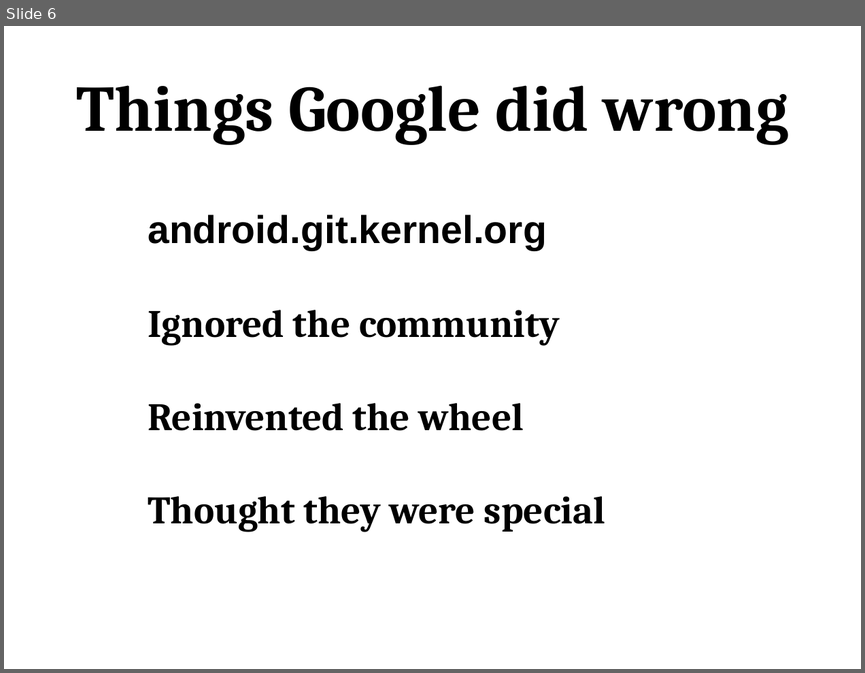
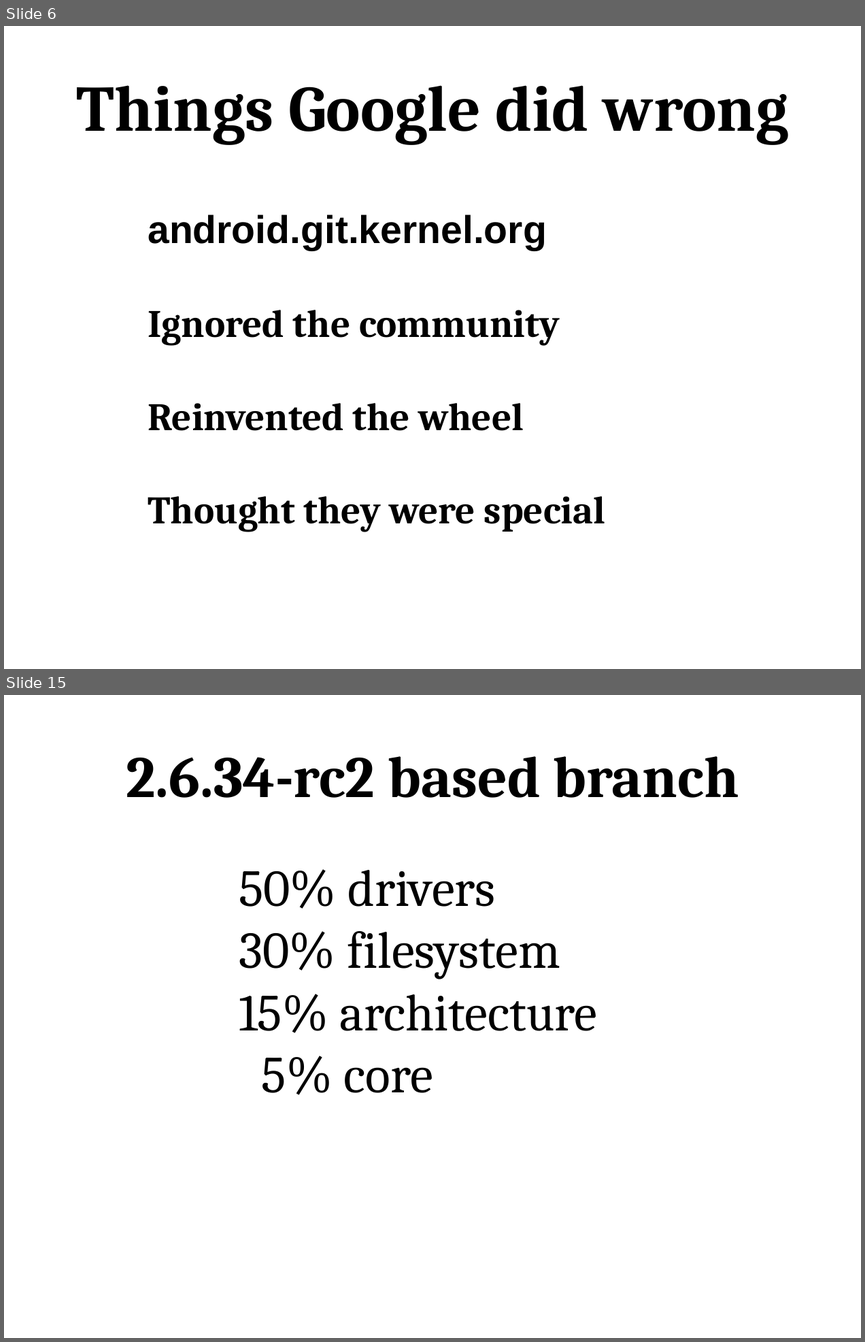
Before and after one commit to gregkh/android-presentation, a slide deck: android-kernel.odp. Shown one above the other, each under a label of ours: slide 6 before the commit, slides 6 and 15 after it; the slides between them are not shown. The pictures are 865x673 and 865x1342 pixels, drawn with LibreOffice and Linux fonts; fonts in the diff are those of the drawing. Boxes give left, top, right and bottom in pixels: in the first picture for what was removed or moved away, otherwise in the second. Text is boxed around its words. In the diff, an @@ line names an element or a change of style, - is before the commit and + after.

```diff
--- a/android-kernel.odp
+++ b/android-kernel.odp
@@ slide 15 added at (4,695,861,1338), background #FFFFFF @@
@@ title added at (126,756,739,798), 54 pt, text #000000, bold @@
+2.6.34-rc2 based branch
@@ text added at (239,869,598,1095), 48 pt, text #000000 @@
+50% drivers
+30% filesystem
+15% architecture
+5% core
```
Also in this commit, not shown: 9 other slides added, 2 other files.
